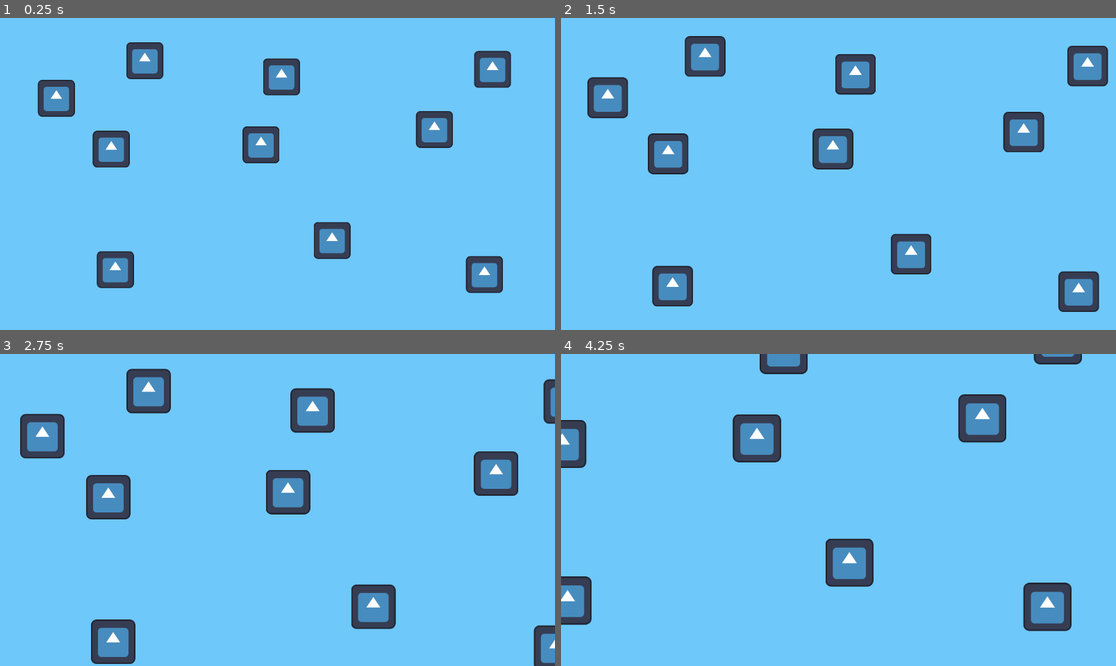
Above: before the commit, frames 1-4 (two rows, left to right).
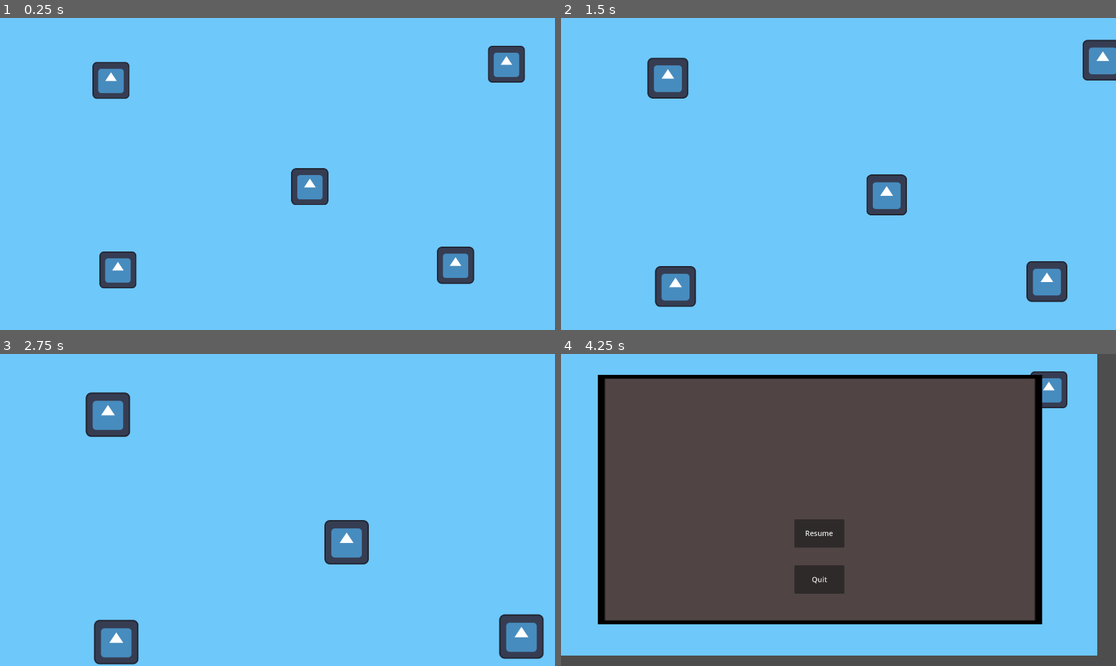
Above: after the commit, the same moments.

Repository: Collyz/Foragers
Game: Godot game, scene res://game_scene.tscn
The game is run twice, just before and just after one commit, with the same random seed, the same clock (stepped at 60 frames per second) and the same inputs. This scene is started directly instead of the project's main scene. The engine's default icon, where the game draws it, is replaced by a stand-in: a white triangle on a blue panel in a dark square.
Inputs (mouse positions are in pixels of both pictures, inside the frame that each line leads up to):
- Up to frame 1 (0.25 s): no input
- Up to frame 2 (1.5 s): tap Enter at 0.5 s; move the mouse to (960, 158) at 0.52 s; tap Mouse wheel down (mouse_wheel_down) at 0.6 s; click (960, 158) at 0.67 s; tap Mouse wheel up (mouse_wheel_up) at 0.8 s; tap Space at 1.25 s; drag from (727, 189) to (810, 236) at 1.27 s
- Up to frame 3 (2.75 s): move the mouse to (333, 441) at 2.02 s; press the mouse at (333, 441) at 2.03 s; tap Mouse wheel up (mouse_wheel_up) at 2.3 s
- Up to frame 4 (4.25 s): release the mouse at (894, 441) at 2.75 s; tap Enter at 2.75 s; drag from (810, 572) to (672, 463) at 2.77 s; move the mouse to (1005, 556) at 3.52 s; tap Mouse wheel up (mouse_wheel_up) at 3.6 s; click (1005, 556) at 3.67 s; tap Escape (settings_hotkey) at 4.15 s

The runs differ from the first frame. In frame 1, 9.8% of the frame differs, in the area x 6-95%, y 7-89%; in frame 2, 12%; in frame 3, 12%; in frame 4, 74%, in the area x 0-100%, y 0-100%.

Commit message:
Escape press opens settings menu on every scene

Diff:
--- a/foragers/game_scene.gd
+++ b/foragers/game_scene.gd
@@ -15,10 +15,22 @@
 func _ready():
 	var size = get_viewport().get_visible_rect().size
 	world_size = size
-	print("Viewport size is: ", size)
+
+func _input(event):
+	if Input.is_action_just_pressed("settings_hotkey"):
+		print("escape called")
+		var hasControlNode = get_node_or_null("SettingsControl")
+		if hasControlNode == null:
+			zoom_camera(-10)
+			add_child(settings_menu)
+			settings_menu.position = Vector2(world_size.x/2, world_size.y/2)
+		else:
+			if settings_menu.get_node_or_null(	"QuitConfirmationControl"):
+				settings_menu.remove_quit_confirmation()
+			else:
+				remove_child(settings_menu)
 
 
-func _input(event):
 	if event is InputEventMouseButton and event.button_index == MOUSE_BUTTON_LEFT:
 		if Input.is_action_pressed("left_click") and event.pressed:
 			dragging = true
@@ -34,9 +46,11 @@
 
 	# Zoom input
 	if Input.is_action_just_pressed("mouse_wheel_up"):
-		zoom_camera(zoom_step)
+		if get_node_or_null("SettingsControl") == null:
+			zoom_camera(zoom_step)
 	elif Input.is_action_just_pressed("mouse_wheel_down"):
-		zoom_camera(-zoom_step)
+		if get_node_or_null("SettingsControl") == null:
+			zoom_camera(-zoom_step)
 
 func zoom_camera(amount: float):
 	var new_zoom = camera.zoom + Vector2.ONE * amount
--- a/foragers/game_scene.tscn
+++ b/foragers/game_scene.tscn
@@ -8,58 +8,32 @@
 script = ExtResource("1_v1wow")
 
 [node name="Background" type="TextureRect" parent="."]
-anchors_preset = 8
-anchor_left = 0.5
-anchor_top = 0.5
-anchor_right = 0.5
-anchor_bottom = 0.5
 offset_right = 1920.0
 offset_bottom = 1080.0
-grow_horizontal = 2
-grow_vertical = 2
 texture = ExtResource("1_mlf6e")
 
 [node name="Camera2D" type="Camera2D" parent="."]
 position = Vector2(960, 540)
 position_smoothing_enabled = true
 position_smoothing_speed = 10.0
-
-[node name="Icon6" type="Sprite2D" parent="."]
-position = Vector2(1149, 770)
-texture = ExtResource("2_po0ka")
-
-[node name="Icon" type="Sprite2D" parent="."]
-position = Vector2(195, 278)
-texture = ExtResource("2_po0ka")
+rotation_smoothing_enabled = true
 
 [node name="Icon2" type="Sprite2D" parent="."]
-position = Vector2(385, 454)
-texture = ExtResource("2_po0ka")
-
-[node name="Icon3" type="Sprite2D" parent="."]
-position = Vector2(501, 148)
+position = Vector2(384, 216)
 texture = ExtResource("2_po0ka")
 
 [node name="Icon4" type="Sprite2D" parent="."]
-position = Vector2(903, 439)
-texture = ExtResource("2_po0ka")
-
-[node name="Icon5" type="Sprite2D" parent="."]
-position = Vector2(974, 204)
+position = Vector2(1576, 856)
 texture = ExtResource("2_po0ka")
 
 [node name="Icon7" type="Sprite2D" parent="."]
-position = Vector2(399, 871)
+position = Vector2(1752, 160)
 texture = ExtResource("2_po0ka")
 
 [node name="Icon8" type="Sprite2D" parent="."]
-position = Vector2(1676, 888)
+position = Vector2(408, 872)
 texture = ExtResource("2_po0ka")
 
 [node name="Icon9" type="Sprite2D" parent="."]
-position = Vector2(1503, 386)
+position = Vector2(1072, 584)
 texture = ExtResource("2_po0ka")
-
-[node name="Icon10" type="Sprite2D" parent="."]
-position = Vector2(1704, 178)
-texture = ExtResource("2_po0ka")
--- a/foragers/hosting_lobby.gd
+++ b/foragers/hosting_lobby.gd
@@ -6,11 +6,20 @@
 func _ready():
 	pass
 
+func _input(event):
+	if Input.is_action_just_pressed("settings_hotkey"):
+		var hasControlNode = get_node_or_null("SettingsControl")
+		if hasControlNode == null:
+			add_child(settings_menu)
+		else:
+			if settings_menu.get_node_or_null("QuitConfirmationControl"):
+				settings_menu.remove_quit_confirmation()
+			else:
+				remove_child(settings_menu)
 
 func _on_back_button_pressed():
 	get_tree().change_scene_to_file("res://menu.tscn")
 
 
 func _on_start_button_pressed():
-	print("Start button pressed")
 	get_tree().change_scene_to_file("res://game_scene.tscn")
--- a/foragers/join_lobby.gd
+++ b/foragers/join_lobby.gd
@@ -6,5 +6,16 @@
 func _ready():
 	pass
 
+func _input(event):
+	if Input.is_action_just_pressed("settings_hotkey"):
+		var hasControlNode = get_node_or_null("SettingsControl")
+		if hasControlNode == null:
+			add_child(settings_menu)
+		else:
+			if settings_menu.get_node_or_null("QuitConfirmationControl"):
+				settings_menu.remove_quit_confirmation()
+			else:
+				remove_child(settings_menu)
+
 func _on_back_button_pressed():
 	get_tree().change_scene_to_file("res://menu.tscn")
--- a/foragers/menu.gd
+++ b/foragers/menu.gd
@@ -16,11 +16,10 @@
 		if hasControlNode == null:
 			add_child(settings_menu)
 		else:
-			if settings_menu.get_node_or_null(	"QuitConfirmationControl"):
+			if settings_menu.get_node_or_null("QuitConfirmationControl"):
 				settings_menu.remove_quit_confirmation()
 			else:
 				remove_child(settings_menu)
-	pass
 
 func _on_join_game_button_pressed():
 	get_tree().change_scene_to_file("res://join_lobby.tscn")
